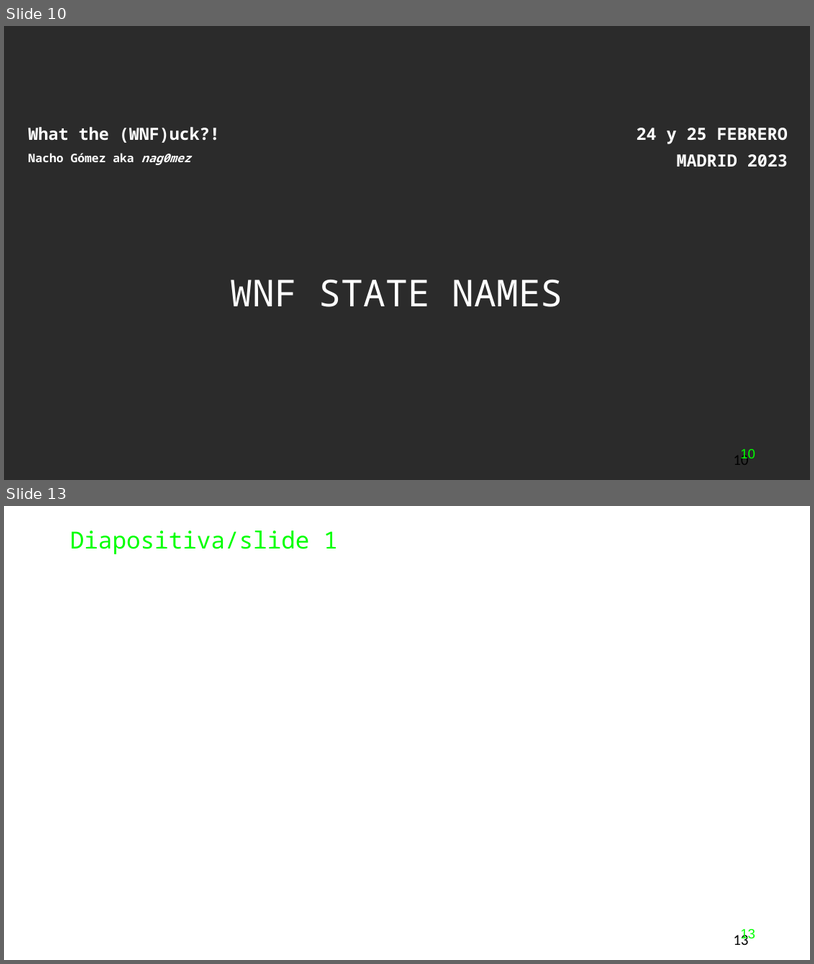
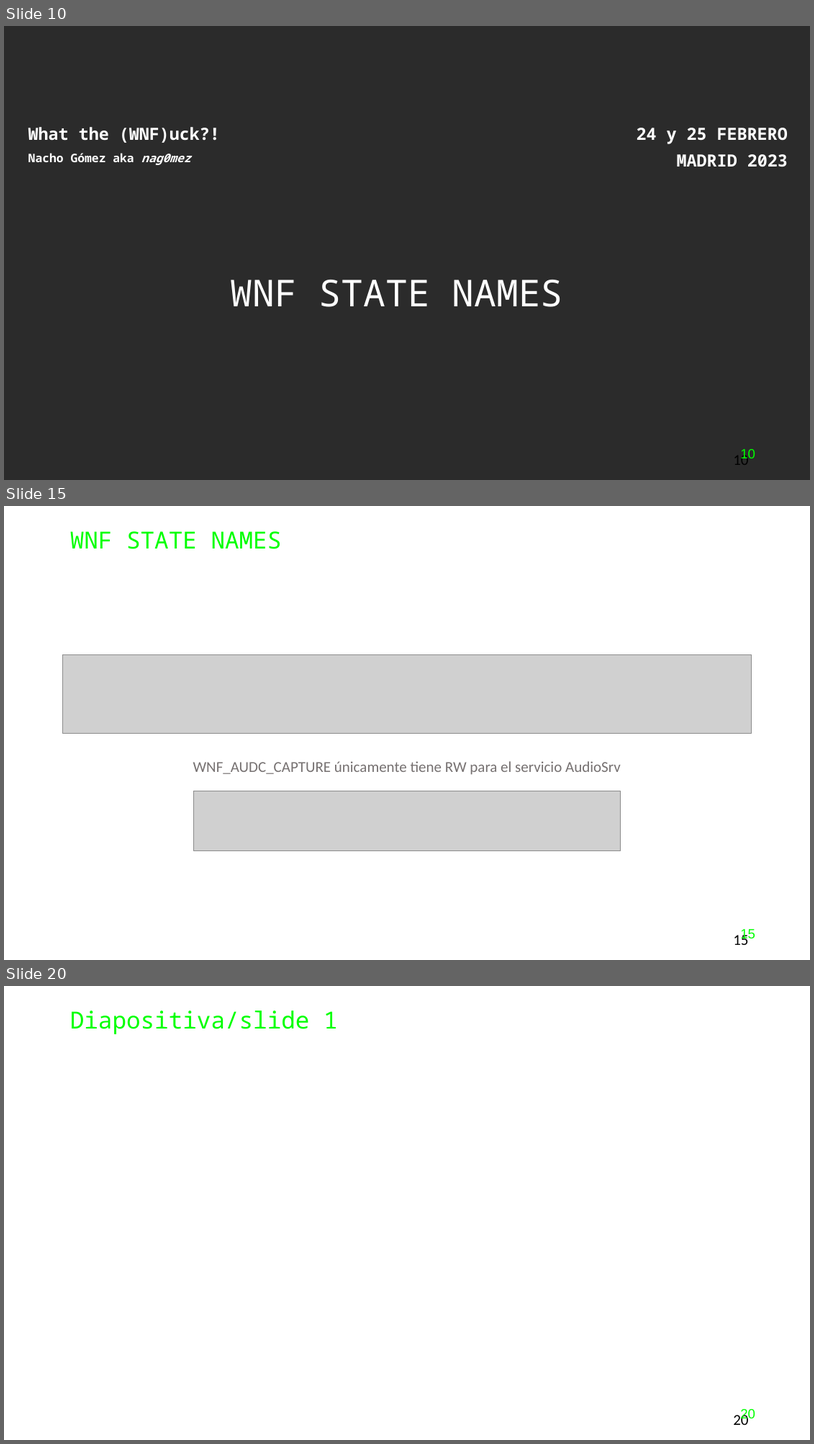
Before and after one commit to Nagomez97/WNFuck, a slide deck: h-c0n_PPT_template_2023-v2.pptx. Shown one above the other, each under a label of ours: slides 10 and 13 before the commit, slides 10, 15 and 20 after it; the slides between them are not shown. The pictures are 814x964 and 814x1444 pixels, drawn with LibreOffice and Linux fonts; fonts in the diff are those of the drawing; grey boxes stand for pictures; background and template pictures are left out; a plain dark background stands for a picture behind light text. Boxes give left, top, right and bottom in pixels: in the first picture for what was removed or moved away, otherwise in the second. Text is boxed around its words. In the diff, an @@ line names an element or a change of style, - is before the commit and + after.

```diff
--- a/h-c0n_PPT_template_2023-v2.pptx
+++ b/h-c0n_PPT_template_2023-v2.pptx
@@ slide 15 added at box(4, 506, 810, 960), background #FFFFFF @@
@@ text added at box(70, 531, 282, 549), 28 pt, text #00FF00 @@
+WNF STATE NAMES
@@ picture added at box(63, 655, 752, 733) @@
@@ text added at box(193, 761, 621, 775), 18 pt, text #767171 @@
+WNF_AUDC_CAPTURE únicamente tiene RW para el servicio AudioSrv
@@ picture added at box(194, 790, 620, 850) @@
@@ page number added at box(733, 932, 748, 944), 16 pt, text #00FF00 @@
+15
@@ page number added at box(741, 929, 756, 941), 18 pt, text #000000 @@
+15
@@ what was slide 13 is now slide 20 @@
@@ page number at box(733, 1412, 748, 1424): text changed @@
-13
+20
@@ page number at box(741, 1409, 756, 1421): text changed @@
-13
+20
```
Also in this commit, not shown: 1 slide changed, 6 other slides added, 18 other files.
